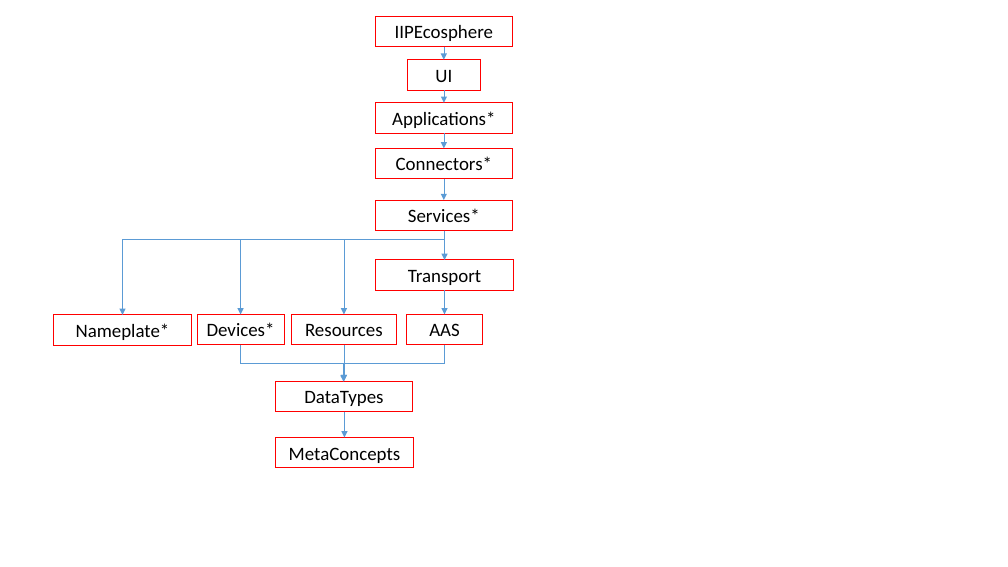
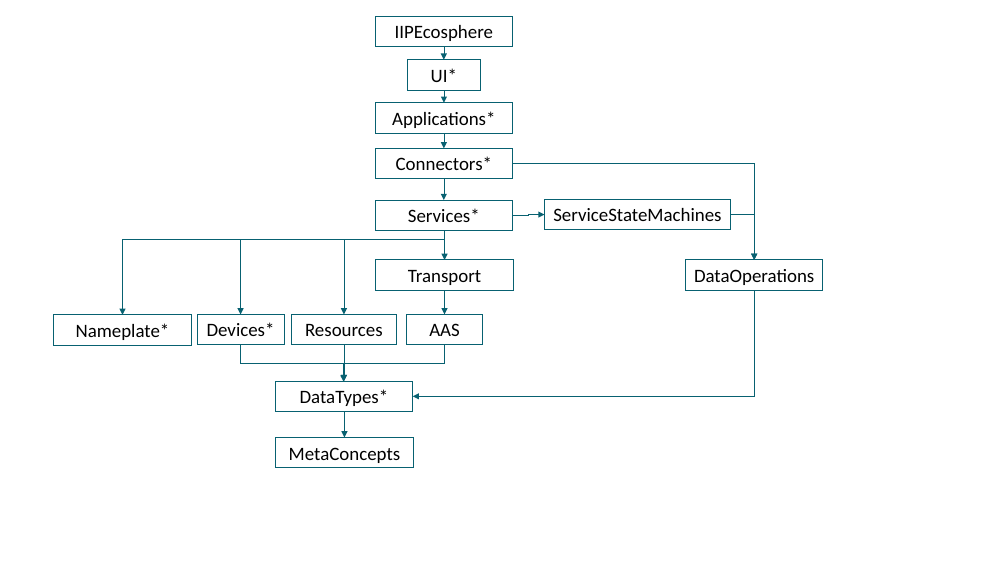
Before and after one commit to iip-ecosphere/platform, a slide deck: slide 33 of platform/documentation/src/HandbookFigures.pptx. Drawn at 1008x567 pixels with LibreOffice and Linux fonts; fonts in the diff are those of the drawing. Boxes give left, top, right and bottom in pixels: in the first picture for what was removed or moved away, otherwise in the second. Text is boxed around its words. In the diff, an @@ line names an element or a change of style, - is before the commit and + after.

```diff
--- a/platform/documentation/src/HandbookFigures.pptx
+++ b/platform/documentation/src/HandbookFigures.pptx
@@ elbow arrow (444, 47) - (444, 60): stroke #5B9BD5 0.5 pt to #086171 0.5 pt @@
@@ text in rectangle at box(431, 68, 457, 82): text changed @@
-UI
+UI*
@@ elbow arrow (444, 90) - (444, 103): stroke #5B9BD5 0.5 pt to #086171 0.5 pt @@
@@ elbow arrow (444, 133) - (444, 148): stroke #5B9BD5 0.5 pt to #086171 0.5 pt @@
@@ elbow arrow (444, 179) - (444, 200): stroke #5B9BD5 0.5 pt to #086171 0.5 pt @@
@@ elbow arrow added from (513, 163) to (755, 260), #086171 0.5 pt @@
@@ rectangle added at box(544, 200, 730, 230), outline #086171 0.75 pt, 18 pt, text #000000 @@
+ServiceStateMachines
@@ elbow arrow (444, 231) - (123, 315): stroke #5B9BD5 0.5 pt to #086171 0.5 pt @@
@@ elbow arrow (444, 231) - (240, 315): stroke #5B9BD5 0.5 pt to #086171 0.5 pt @@
@@ elbow arrow (444, 231) - (344, 315): stroke #5B9BD5 0.5 pt to #086171 0.5 pt @@
@@ elbow arrow (444, 231) - (445, 260): stroke #5B9BD5 0.5 pt to #086171 0.5 pt @@
@@ elbow arrow added from (513, 216) to (544, 215), #086171 0.5 pt @@
@@ elbow arrow added from (730, 215) to (755, 260), #086171 0.5 pt @@
@@ rectangle added at box(686, 260, 823, 290), outline #086171 0.75 pt, 18 pt, text #000000 @@
+DataOperations
@@ elbow arrow added from (755, 290) to (413, 396), #086171 0.5 pt @@
@@ elbow arrow (445, 290) - (445, 315): stroke #5B9BD5 0.5 pt to #086171 0.5 pt @@
@@ outline #FF0000 0.75 pt to #086171 0.75 pt in 12 elements at box(375, 16, 513, 46), box(408, 60, 481, 90), box(375, 103, 513, 133), box(375, 148, 513, 178), box(275, 381, 413, 411), box(54, 315, 191, 346), box(276, 438, 414, 468), box(376, 260, 513, 290), box(375, 200, 513, 231), box(407, 315, 482, 345), box(197, 315, 284, 345), box(292, 315, 397, 345) @@
@@ elbow arrow (240, 345) - (344, 381): stroke #5B9BD5 0.5 pt to #086171 0.5 pt @@
@@ elbow arrow (345, 346) - (343, 382): stroke #5B9BD5 0.5 pt to #086171 0.5 pt @@
@@ elbow arrow (445, 345) - (344, 381): stroke #5B9BD5 0.5 pt to #086171 0.5 pt @@
@@ text in rectangle at box(300, 389, 389, 406): text changed @@
-DataTypes
+DataTypes*
@@ elbow arrow (344, 411) - (345, 438): stroke #5B9BD5 0.5 pt to #086171 0.5 pt @@
```
Also in this commit, not shown: 6 other slides changed, 2 other files.
